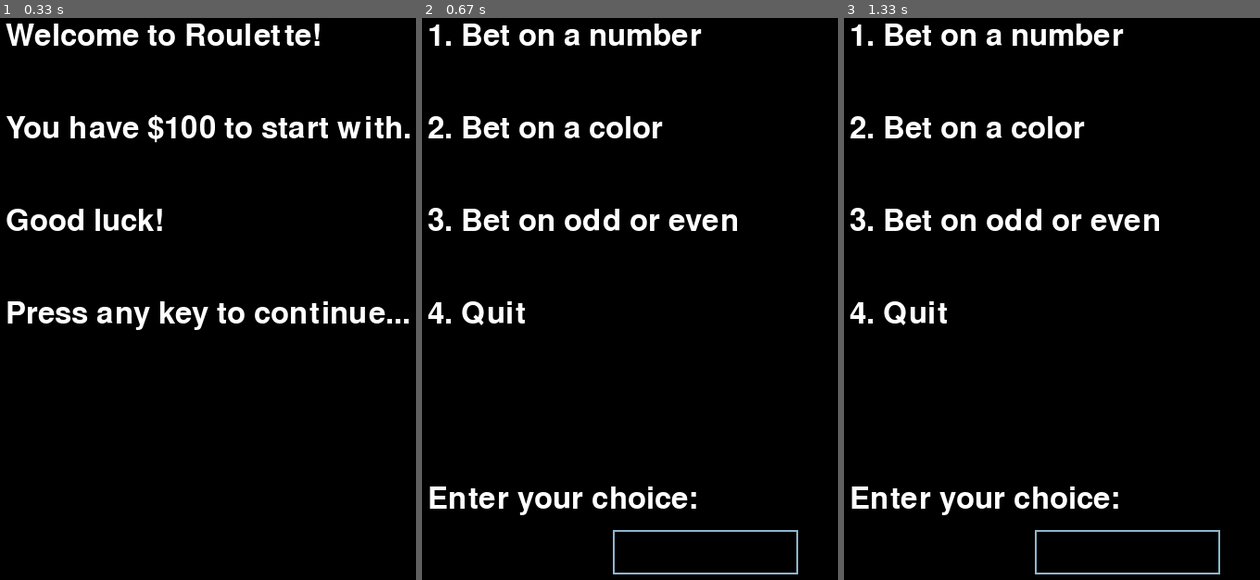
Above: before the commit, frames 1-3 (left to right).
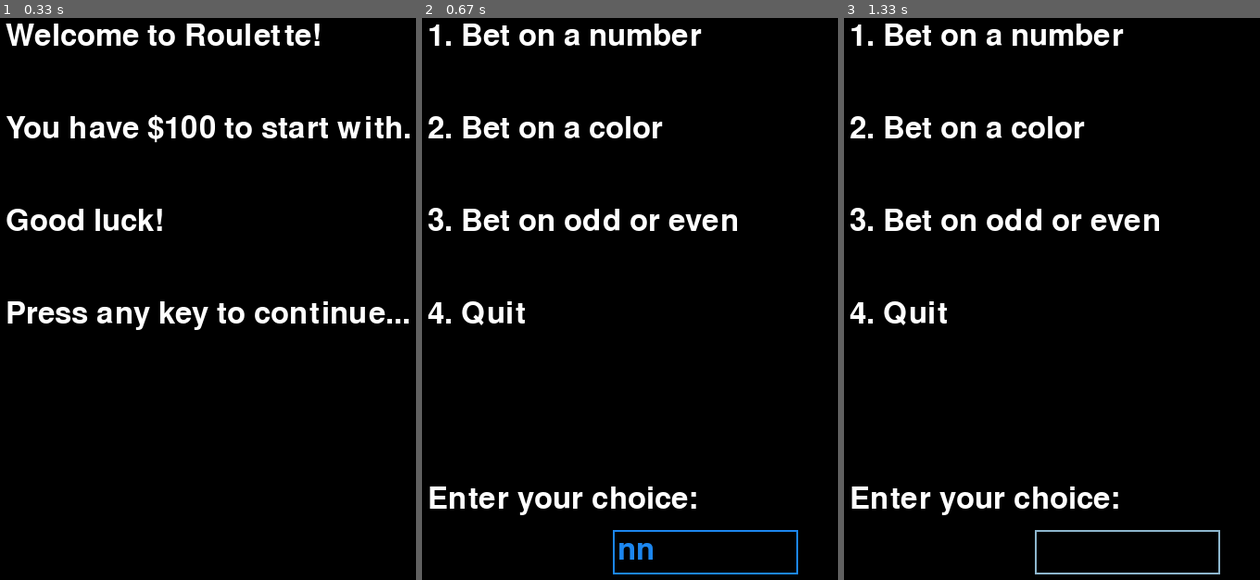
Above: after the commit, the same moments.

Repository: aawhitfield/Team-1-Term-Project-CSC698
Game: pygame game, started from main.py
Same seed, same stepped clock (60 frames per second), same inputs: the game is played once before the commit and once after it.
Inputs (mouse positions are in pixels of both pictures, inside the frame that each line leads up to):
- Up to frame 1 (0.33 s): no input
- Up to frame 2 (0.67 s): type "ann" at 0.33 s
- Up to frame 3 (1.33 s): tap Enter at 0.67 s; click (1131, 349) at 0.93 s

Frame 1 is identical in both runs. In frame 2, 0.5% of the frame differs, in the area x 45-91%, y 91-100%; in frame 3, nothing differs.

Commit message:
[Enhancement] Automatically focus input text field
Updated the get_user_input method to automatically set the input box
to active and change its color to active. This enhancement allows the
user to start typing without needing to click on the input box, improving
the user experience and streamlining the input process.

Diff:
--- a/pygame_screen.py
+++ b/pygame_screen.py
@@ -66,8 +66,9 @@
         input_box = pygame.Rect(300, 650, 140, 48)  # Create a rectangle for the input box
         color_inactive = pygame.Color('lightskyblue3')  # Inactive color for the input box
         color_active = pygame.Color('dodgerblue2')  # Active color for the input box
-        color = color_inactive  # Current color of the input box
-        active = False  # State to track if the input box is active
+        color = color_active  # Start with the active color to automatically focus
+        active = True  # Automatically set the input box to active
+        # this will allow the user to start typing without having to click on the input box
         text = ''  # Text entered by the user
         done = False  # State to track when input is complete
 
